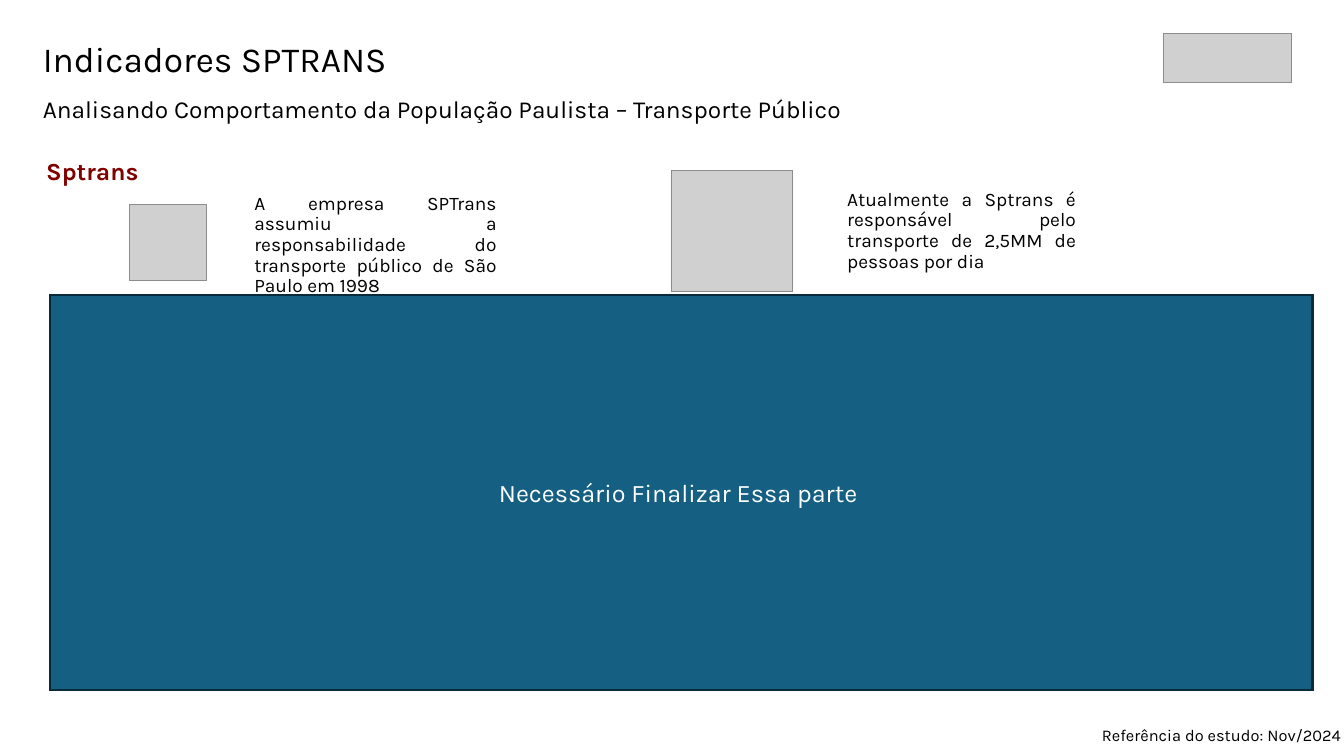
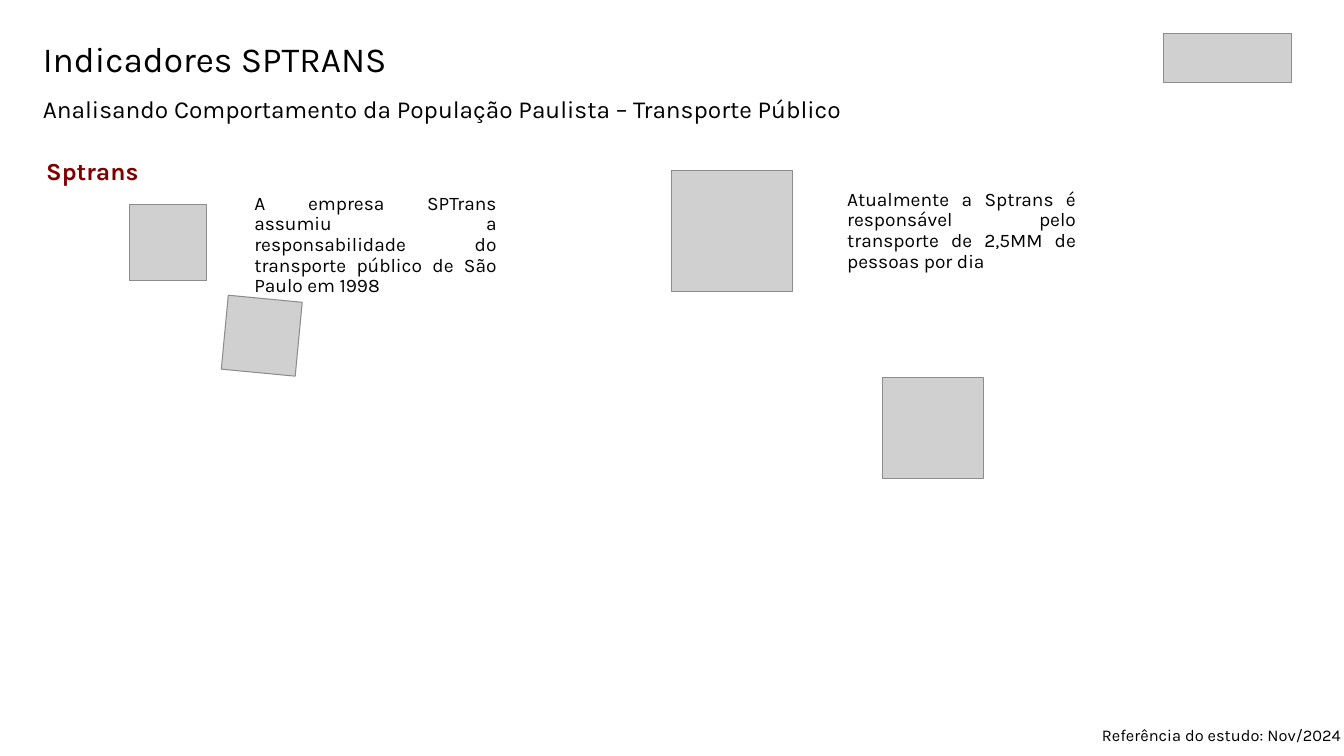
Before and after one commit to JonathanAlvesNogueira/Project-SPTrans-Data-Analysis, a slide deck: slide 5 of Projeto - SPTrans.pptx (slide 2 before the commit). Drawn at 1344x756 pixels with LibreOffice and Linux fonts; fonts in the diff are those of the drawing; grey boxes stand for pictures. Boxes give left, top, right and bottom in pixels: in the first picture for what was removed or moved away, otherwise in the second. Text is boxed around its words. In the diff, an @@ line names an element or a change of style, - is before the commit and + after.

```diff
--- a/Projeto - SPTrans.pptx
+++ b/Projeto - SPTrans.pptx
@@ rectangle removed at (49,295,1313,691) @@
-Necessário Finalizar Essa parte
@@ picture added at (221,295,303,376) @@
@@ picture added at (882,378,983,479) @@
```
Also in this commit, not shown: 2 slides added, 30 other files.
